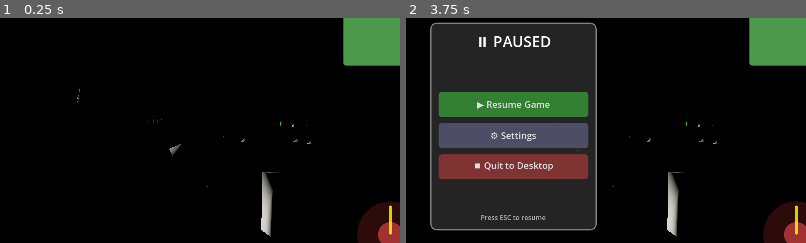
Above: before the commit, frames 1-2 (left to right).
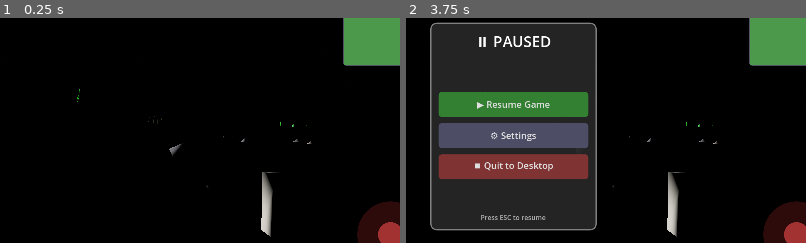
Above: after the commit, the same moments.

Repository: felix-dieterle/YouGame_godot4_public
Game: Godot game, scene res://scenes/main.tscn
The game is run twice, just before and just after one commit, with the same random seed, the same clock (stepped at 60 frames per second) and the same inputs.
Inputs:
- Up to frame 1 (0.25 s): no input
- Up to frame 2 (3.75 s): click "📋" at 0.5 s; click "🗑" at 1.25 s; click "-" at 2 s; click "+" at 2.75 s; click "☰" at 3.5 s
The pictures show only the part of the screen within x 37-87%, y 26-76%; the shares and areas given below are measured in that part.

The runs differ from the first frame. In frame 1, 0.1% of the frame differs, in the area x 97-98%, y 83-97%; in frame 2, 0.1%.

Commit message:
Remove yellow direction indicator from look joystick
Co-authored-by: felix-dieterle <1490062+felix-dieterle@users.noreply.github.com>

Diff:
--- a/scripts/mobile_controls.gd
+++ b/scripts/mobile_controls.gd
@@ -14,7 +14,6 @@
 var look_joystick_active: bool = false
 var look_joystick_touch_index: int = -1
 var look_joystick_vector: Vector2 = Vector2.ZERO
-var look_direction_indicator: Control  # Visual indicator for current look direction
 
 # Menu button and settings panel
 var menu_button: Button
@@ -29,8 +28,6 @@
 const BUTTON_SIZE: float = 60.0
 const PANEL_WIDTH: float = 300.0
 const PANEL_HEIGHT: float = 350.0
-const INDICATOR_MARGIN: float = 10.0  # Margin for direction indicator from edge
-const INDICATOR_WIDTH: float = 6.0  # Width of direction indicator line
 @export var joystick_margin_x: float = 120.0
 @export var joystick_margin_y: float = 120.0
 @export var look_joystick_margin_x: float = 120.0  # Right margin for look joystick
@@ -128,27 +125,8 @@
     DebugLogOverlay.add_log("MobileControls._ready() completed", "green")
 
 func _process(_delta: float) -> void:
-    # Update the look direction indicator to show where the camera is pointing
-    _update_look_direction_indicator()
-
     # Update the look joystick stick position to reflect current camera rotation
     _update_look_joystick_stick_position()
-
-func _update_look_direction_indicator() -> void:
-    # Update the visual indicator to show current look direction
-    if not player or not "camera_rotation_x" in player or not "camera_rotation_y" in player:
-        return
-
-    if not look_direction_indicator:
-        return
-
-    # Get camera rotation from player
-    var yaw = player.camera_rotation_y    # Horizontal rotation (radians)
-
-    # Set the rotation of the indicator to show yaw direction
-    # The indicator points upward when yaw=0 (straight ahead)
-    # and rotates left/right as the player looks left/right
-    look_direction_indicator.rotation = yaw
 
 func _update_look_joystick_stick_position() -> void:
     # Update the look joystick stick position to reflect current camera rotation
@@ -331,28 +309,6 @@
     stick_style.corner_radius_bottom_right = int(STICK_RADIUS)
     stick_panel.add_theme_stylebox_override("panel", stick_style)
 
-    # Create direction indicator (shows current look direction relative to straight ahead)
-    var indicator_length = JOYSTICK_RADIUS - INDICATOR_MARGIN
-    look_direction_indicator = Control.new()
-    look_direction_indicator.position = Vector2(0, 0)
-    look_direction_indicator.size = Vector2(INDICATOR_WIDTH, indicator_length)  # Thin rectangle extending upward
-    look_direction_indicator.pivot_offset = Vector2(INDICATOR_WIDTH / 2, 0)  # Pivot at the base (center of joystick)
-    look_joystick_base.add_child(look_direction_indicator)
-
-    var indicator_panel = Panel.new()
-    indicator_panel.size = Vector2(INDICATOR_WIDTH, indicator_length)
-    indicator_panel.position = Vector2(-INDICATOR_WIDTH / 2, -indicator_length)  # Position extending upward from pivot
-    indicator_panel.modulate = Color(1.0, 1.0, 0.0, 0.9)  # Bright yellow for visibility
-    look_direction_indicator.add_child(indicator_panel)
-
-    var indicator_style = StyleBoxFlat.new()
-    indicator_style.bg_color = Color(1.0, 1.0, 0.0, 0.9)  # Bright yellow
-    indicator_style.corner_radius_top_left = 3
-    indicator_style.corner_radius_top_right = 3
-    indicator_style.corner_radius_bottom_left = 3
-    indicator_style.corner_radius_bottom_right = 3
-    indicator_panel.add_theme_stylebox_override("panel", indicator_style)
-
     DebugLogOverlay.add_log("Look joystick visuals created", "green")
     DebugLogOverlay.add_log("Look joystick base visible: %s" % str(look_joystick_base.visible), "cyan")
     DebugLogOverlay.add_log("Look joystick stick visible: %s" % str(look_joystick_stick.visible), "cyan")
